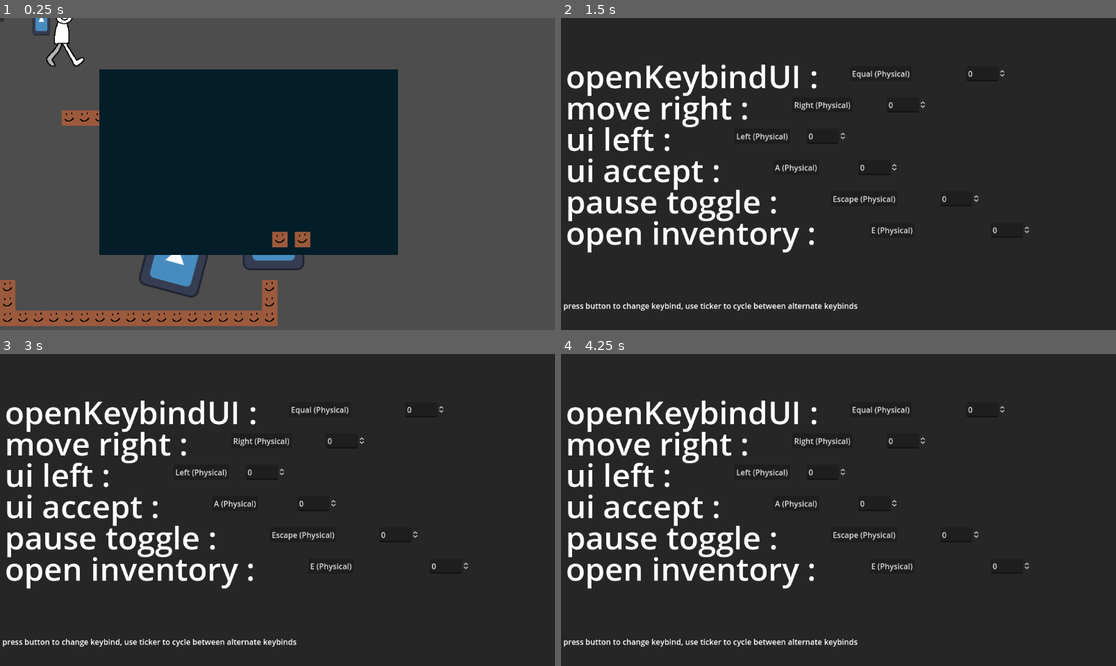
Above: before the commit, frames 1-4 (two rows, left to right).
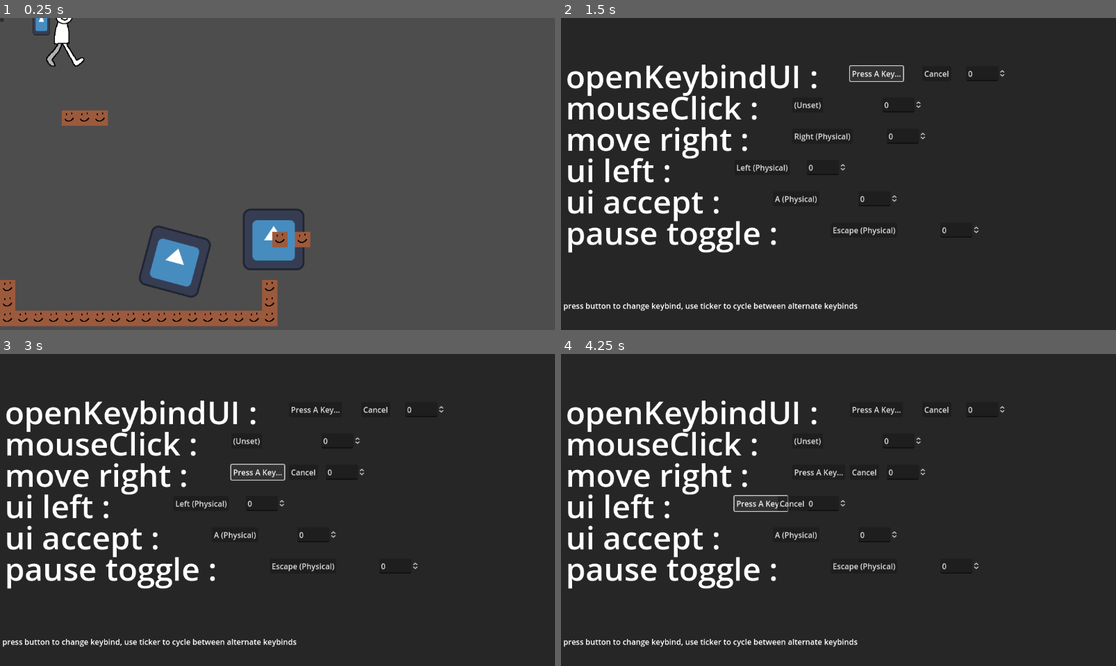
Above: after the commit, the same moments.

Repository: kaitaobenson/Dunebound
Game: Godot game, scene res://Scenes/Main.tscn
Same seed, same stepped clock (60 frames per second), same inputs: the game is played once before the commit and once after it. The engine's default icon, where the game draws it, is replaced by a stand-in: a white triangle on a blue panel in a dark square.
Inputs (mouse positions are in pixels of both pictures, inside the frame that each line leads up to):
- Up to frame 1 (0.25 s): no input
- Up to frame 2 (1.5 s): move the mouse to (960, 158) at 0.52 s; hold Right (move-right) 0.53-1.25 s; tap = (openKeybindUI) at 0.6 s; click (960, 158) at 0.67 s; tap A (ui_accept) at 0.77 s; click "Equal (Physical)" at 1.25 s
- Up to frame 3 (3 s): click "Equal (Physical)" (after the commit: "Press A Key...") at 2 s; click "Right (Physical)" at 2.75 s
- Up to frame 4 (4.25 s): click "Left (Physical)" at 3.5 s

The runs differ from the first frame. In frame 1, 32% of the frame differs, in the area x 17-72%, y 16-76%; in frame 2, 6.7%; in frame 3, 6.7%; in frame 4, 6.7%.

Commit message:
Revert "silly little x icon :))"
This reverts commit bddca70c9381edc677e6c2e8e419f82e0e21551b.

Diff:
--- a/KaiTest3/Assets/Textures/ui_close.svg
+++ /dev/null
@@ -1,134 +0,0 @@
-<?xml version="1.0" encoding="UTF-8" standalone="no"?>
-<!-- Created with Inkscape (http://www.inkscape.org/) -->
-
-<svg
-   width="24mm"
-   height="24mm"
-   viewBox="0 0 24 24"
-   version="1.1"
-   id="svg1"
-   xmlns="http://www.w3.org/2000/svg"
-   xmlns:svg="http://www.w3.org/2000/svg"
-   xmlns:rdf="http://www.w3.org/1999/02/22-rdf-syntax-ns#"
-   xmlns:cc="http://creativecommons.org/ns#"
-   xmlns:dc="http://purl.org/dc/elements/1.1/">
-  <title
-     id="title74">thingy</title>
-  <defs
-     id="defs1" />
-  <g
-     id="layer1">
-    <path
-       style="fill:none;fill-opacity:0.784314;stroke:#303030;stroke-width:0.386096;stroke-dasharray:none;stroke-opacity:1"
-       d=""
-       id="path20"
-       transform="scale(0.26458333)" />
-    <path
-       style="fill:none;fill-opacity:0.784314;stroke:#303030;stroke-width:0.386096;stroke-dasharray:none;stroke-opacity:1"
-       d=""
-       id="path21"
-       transform="scale(0.26458333)" />
-    <path
-       style="fill:none;fill-opacity:0.784314;stroke:#303030;stroke-width:0.386096;stroke-dasharray:none;stroke-opacity:1"
-       d=""
-       id="path22"
-       transform="scale(0.26458333)" />
-    <path
-       style="fill:none;fill-opacity:0.784314;stroke:#303030;stroke-width:0.386096;stroke-dasharray:none;stroke-opacity:1"
-       d=""
-       id="path23"
-       transform="scale(0.26458333)" />
-    <path
-       style="fill:none;fill-opacity:0.784314;stroke:#303030;stroke-width:0.386096;stroke-dasharray:none;stroke-opacity:1"
-       d=""
-       id="path24"
-       transform="scale(0.26458333)" />
-    <path
-       style="fill:none;fill-opacity:0.784314;stroke:#303030;stroke-width:0.386096;stroke-dasharray:none;stroke-opacity:1"
-       d=""
-       id="path32"
-       transform="scale(0.26458333)" />
-    <path
-       style="fill:none;fill-opacity:0.784314;stroke:#303030;stroke-width:0.386096;stroke-dasharray:none;stroke-opacity:1"
-       d=""
-       id="path36"
-       transform="scale(0.26458333)" />
-    <path
-       style="fill:none;fill-opacity:0.784314;stroke:#303030;stroke-width:0.386096;stroke-dasharray:none;stroke-opacity:1"
-       d=""
-       id="path37"
-       transform="scale(0.26458333)" />
-    <path
-       style="fill:none;fill-opacity:0.784314;stroke:#303030;stroke-width:0.048262;stroke-dasharray:none;stroke-opacity:1"
-       d=""
-       id="path41"
-       transform="scale(0.26458333)" />
-    <path
-       style="fill:none;fill-opacity:0.784314;stroke:#303030;stroke-width:0.048262;stroke-dasharray:none;stroke-opacity:1"
-       d=""
-       id="path42"
-       transform="scale(0.26458333)" />
-    <path
-       style="fill:none;fill-opacity:0.784314;stroke:#303030;stroke-width:0.011811;stroke-dasharray:none;stroke-opacity:1"
-       d=""
-       id="path49"
-       transform="scale(0.26458333)" />
-    <path
-       style="fill:none;fill-opacity:0.784314;stroke:#303030;stroke-width:0.011811;stroke-dasharray:none;stroke-opacity:1"
-       d=""
-       id="path51"
-       transform="scale(0.26458333)" />
-    <path
-       style="fill:none;fill-opacity:0.784314;stroke:#303030;stroke-width:0.011811;stroke-dasharray:none;stroke-opacity:1"
-       d=""
-       id="path53"
-       transform="scale(0.26458333)" />
-    <path
-       style="fill:none;fill-opacity:0.784314;stroke:#303030;stroke-width:0.011811;stroke-dasharray:none;stroke-opacity:1"
-       d=""
-       id="path56"
-       transform="scale(0.26458333)" />
-    <path
-       style="fill:none;fill-opacity:0.784314;stroke:#303030;stroke-width:0.011811;stroke-dasharray:none;stroke-opacity:1"
-       d=""
-       id="path57"
-       transform="scale(0.26458333)" />
-    <path
-       style="fill:none;fill-opacity:0.784314;stroke:#303030;stroke-width:0.011811;stroke-dasharray:none;stroke-opacity:1"
-       d=""
-       id="path59"
-       transform="scale(0.26458333)" />
-    <path
-       style="fill:none;fill-opacity:0.784314;stroke:#303030;stroke-width:0.377953;stroke-dasharray:none;stroke-opacity:1"
-       d=""
-       id="path64"
-       transform="scale(0.26458333)" />
-    <path
-       style="fill:none;fill-opacity:0.784314;stroke:#303030;stroke-width:1.51181;stroke-dasharray:none;stroke-opacity:1"
-       d=""
-       id="path71"
-       transform="scale(0.26458333)" />
-    <path
-       style="fill:#000000;fill-opacity:1;stroke:#303030;stroke-width:0.799999;stroke-dasharray:none;stroke-opacity:1"
-       id="rect72"
-       width="23.853804"
-       height="22.871588"
-       x="0.32740518"
-       y="0.60803819"
-       d="M 5.2852548,0.60803819 H 20.16348 A 4.017729,4.017729 45 0 1 24.181209,4.6257672 V 18.662093 a 4.8175331,4.8175331 135 0 1 -4.817533,4.817533 H 4.1112733 A 3.7838681,3.7838681 45 0 1 0.32740518,19.695758 V 5.5658878 A 4.9578496,4.9578496 135 0 1 5.2852548,0.60803819 Z"
-       transform="matrix(0.96142075,0,0,1.0006698,0.51953432,-0.06951163)" />
-    <path
-       style="fill:#303030;fill-opacity:1;stroke:#303030;stroke-width:0.799999;stroke-dasharray:none;stroke-opacity:1"
-       d="m 4.7239888,4.0691784 6.0336092,4.8643055 6.922281,-4.5369003 1.403165,1.7305702 -5.986837,4.5836722 5.378799,4.5369 -1.683798,1.543482 L 11.646269,12.020447 5.8932931,17.305702 3.9288619,15.388043 8.4657622,11.131776 3.5546847,7.1093694 4.9578498,4.3030393"
-       id="path73" />
-  </g>
-  <metadata
-     id="metadata74">
-    <rdf:RDF>
-      <cc:Work
-         rdf:about="">
-        <dc:title>thingy</dc:title>
-      </cc:Work>
-    </rdf:RDF>
-  </metadata>
-</svg>
--- a/KaiTest3/Scenes/Main.tscn
+++ b/KaiTest3/Scenes/Main.tscn
@@ -221,20 +221,3 @@
 offset_bottom = 1060.0
 color = Color(0.184314, 0.184314, 0.184314, 0.945098)
 script = ExtResource("10_8dq1e")
-
-[node name="inventoryContainer" type="Node2D" parent="."]
-
-[node name="Control" type="Control" parent="inventoryContainer"]
-layout_mode = 3
-anchors_preset = 0
-offset_left = 205.0
-offset_top = 90.0
-offset_right = 916.0
-offset_bottom = 472.0
-
-[node name="ColorRect" type="ColorRect" parent="inventoryContainer"]
-offset_left = 206.0
-offset_top = 107.0
-offset_right = 826.0
-offset_bottom = 492.0
-color = Color(0.0117647, 0.117647, 0.156863, 1)
--- a/KaiTest3/foodTemplate.gd
+++ /dev/null
@@ -1,20 +0,0 @@
-extends RigidBody2D
-func texture(naim:String):
-	#make a texture, load an image into it, and return the texture!
-	var le_image = Image.new()
-	var le_texture = ImageTexture.new()
-	le_image.load(naim)
-	le_texture.create_from_image(le_image)
-	return le_texture
-func newFoodObject(foodType:String,pos:Vector2,foodParent):
-	var file = FileAccess.open("res://internalConfig/food.json",FileAccess.READ)
-	var food = JSON.parse_string(file.get_as_text())["food"][foodType]
-	var newFood = self.duplicate(15)
-	var hitbox = RectangleShape2D.new()
-	hitbox.size = Vector2(food[3]["hitboxSize_x"],food[4]["hitboxSize_y"])
-	newFood.get_node("hitbox").shape = hitbox
-	newFood.get_node("Sprite2D").texture = texture(food[1]["texture"])
-	foodParent.add_child(newFood)
-	newFood.position = pos
-func _process(delta):
-	pass
--- a/KaiTest3/food_template.tscn
+++ /dev/null
@@ -1,10 +0,0 @@
-[gd_scene load_steps=2 format=3 uid="uid://cusqb5nrtk3bl"]
-
-[ext_resource type="Script" path="res://foodTemplate.gd" id="1_a3gnn"]
-
-[node name="foodTemplate" type="RigidBody2D"]
-script = ExtResource("1_a3gnn")
-
-[node name="Sprite2D" type="Sprite2D" parent="."]
-
-[node name="hitbox" type="CollisionShape2D" parent="."]
--- a/KaiTest3/internalConfig/food.json
+++ /dev/null
@@ -1,11 +0,0 @@
-{
-	"comment1" : "this file sets out the different types of food and their textures, hitbox sizes, and amount of food points they quench",
-	"food" : {
-		"exampleFood" : [
-			{"texture" : "res://Assets/Textures/icon.svg"},
-			{"hungerPoints" : 5},
-			{"hitboxSize_x" : 50},
-			{"hitboxSize_y" : 50}
-		],
-	},
-}
--- a/KaiTest3/userData/keybinds.json
+++ b/KaiTest3/userData/keybinds.json
@@ -6,6 +6,12 @@
 			"actionName": "openKeybindUI",
 			"key": [
 				"Equal"
+			]
+		},
+		{
+			"actionName": "mouseClick",
+			"key": [
+				"MOuse"
 			]
 		},
 		{
@@ -32,12 +38,6 @@
 			"key": [
 				"Escape"
 			]
-		},
-		{
-			"actionName" : "open_inventory",
-			"key" : [
-				"E"
-			]
 		}
 	]
 }
Not shown, removed: KaiTest3/Assets/Textures/desktop.ini
